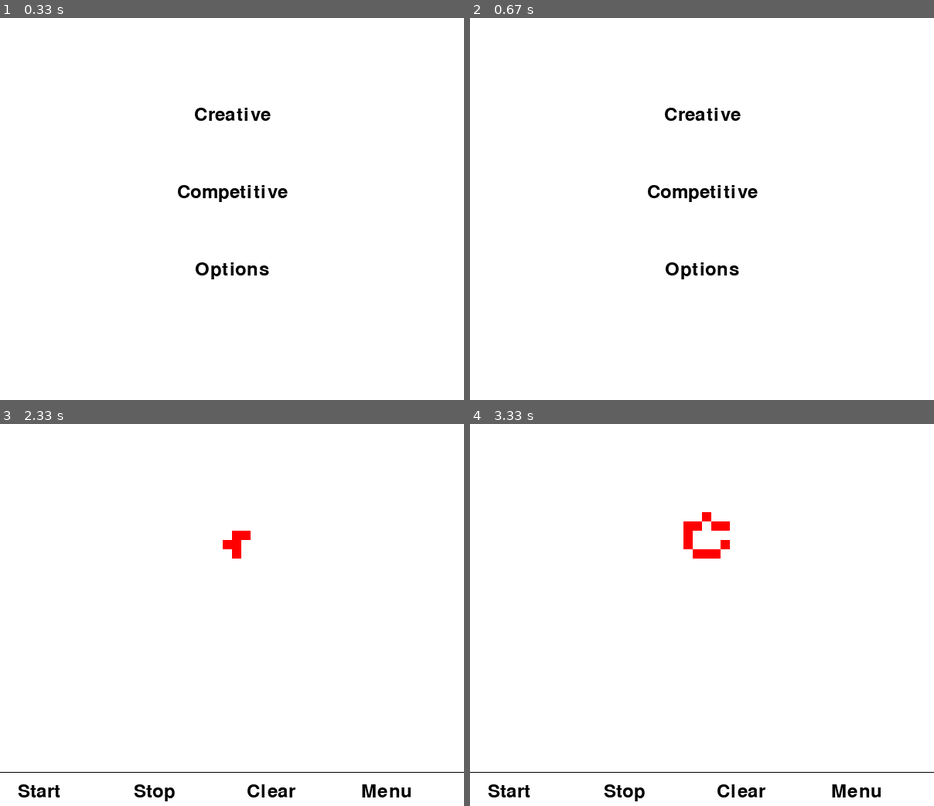
Above: before the commit, frames 1-4 (two rows, left to right).
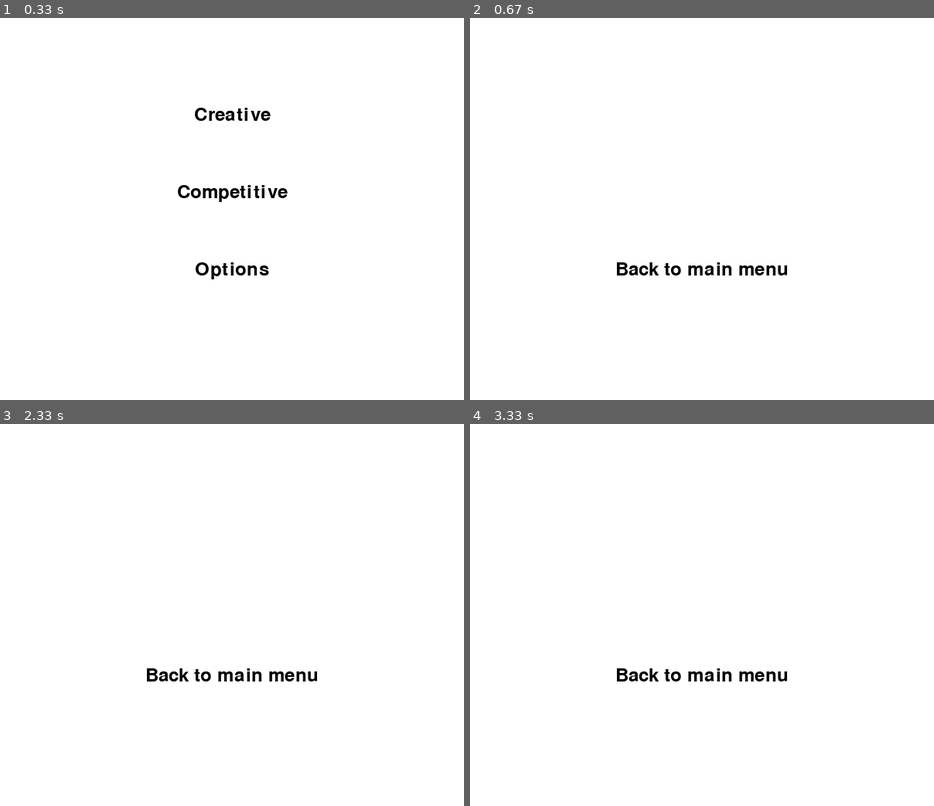
Above: after the commit, the same moments.

Repository: merdey/Daily-Git
Game: pygame game, started from Pygame/game of life.py
The game is run twice, just before and just after one commit, with the same random seed, the same clock (stepped at 60 frames per second) and the same inputs.
Inputs (mouse positions are in pixels of both pictures, inside the frame that each line leads up to):
- Up to frame 1 (0.33 s): no input
- Up to frame 2 (0.67 s): click "Options" at 0.43 s
- Up to frame 3 (2.33 s): click (232, 519) at 2.17 s, where only the run before the commit has a clickable "Creative"
- Up to frame 4 (3.33 s): click (507, 790) at 2.57 s, where only the run before the commit has a clickable "Start"; click (572, 488) at 2.97 s; move the mouse to (664, 527) at 3.23 s

Frame 1 is identical in both runs. In frame 2, 1.4% of the frame differs, in the area x 31-69%, y 23-69%; in frame 3, 1.8%; in frame 4, 2.1%, in the area x 0-100%, y 23-99%.

Commit message:
Placeholder options screen

Diff:
--- a/Pygame/game of life.py
+++ b/Pygame/game of life.py
@@ -91,8 +91,35 @@
     buttons.append(creative_button)
     competitive_button = Button(300, GRID_HEIGHT - 225, 100, 100, "Competitive", newCompetitiveGame)
     buttons.append(competitive_button)
-    options_button = Button(300, GRID_HEIGHT - 125, 100, 100, "Options", optionsMenu)
+    options_button = Button(300, GRID_HEIGHT - 125, 100, 100, "Options", options)
     buttons.append(options_button)
+
+    while True:
+        for event in pygame.event.get():
+            if event.type == pygame.MOUSEBUTTONDOWN:
+                pos = pygame.mouse.get_pos()
+                for button in buttons:
+                    if button.hitbox().collidepoint(pos):
+                        button.clicked()
+            if event.type == QUIT:
+                pygame.quit()
+                sys.exit()
+
+        DISPLAY_SURFACE.fill(WHITE)
+
+        for button in buttons:
+            button.draw()
+
+        pygame.display.update()
+        FPSCLOCK.tick(FPS)
+
+
+def optionsScreen():
+    buttons = []
+    menu_button = Button(300, GRID_HEIGHT - 125, 100, 100, "Back to main menu", menuScreen)
+    buttons.append(menu_button)
+
+    options = []
 
     while True:
         for event in pygame.event.get():
@@ -212,6 +239,28 @@
     grid[y + 1][x] = 1
     grid[y - 1][x + 1] = 1
 
+class Option:
+    def __init(self, x, y, width, height, text, value, max_value):
+        self.rect = (x, y, width, height)
+        self.text = text
+        self.value = value
+
+    def hitbox(self):
+        return self.textRectObj
+
+    def clicked(self):
+        self.value += 1
+        if self.value > max_value:
+            self.value = 1
+
+    def draw(self):
+        self.fontObj = pygame.font.Font('freesansbold.ttf', 24)
+        self.textSurfaceObj = self.fontObj.render(self.text + ': ' + self.value, True, TEXT_COLOR)
+        self.textRectObj = self.textSurfaceObj.get_rect()
+        self.textRectObj.center = (x, y)
+
+        DISPLAY_SURFACE.blit(self.textSurfaceObj, self.textRectObj)
+
 class Button:
     def __init__(self, x, y, width, height, text, action):
         self.rect = (x, y, width, height)
@@ -259,8 +308,8 @@
     mode = 'competitive'
     gameLoop()
 
-def optionsMenu():
-    print('not implemented')
+def options():
+    optionsScreen()
 
 if __name__ == '__main__':
     menuScreen()
